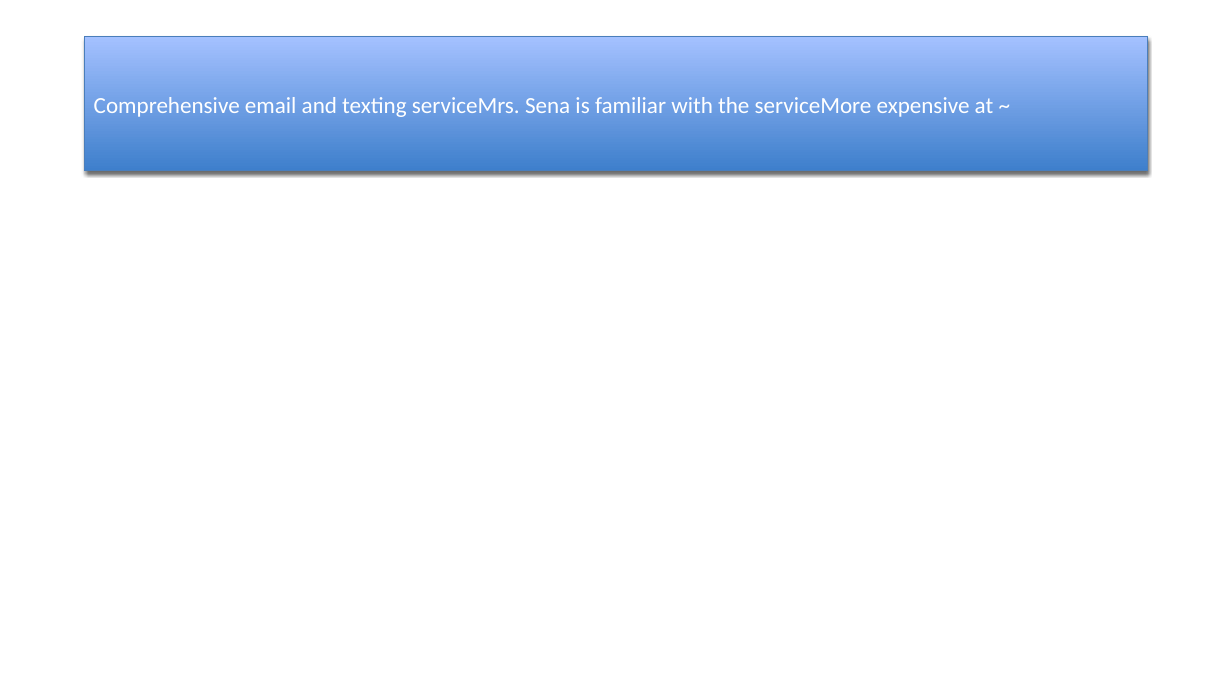
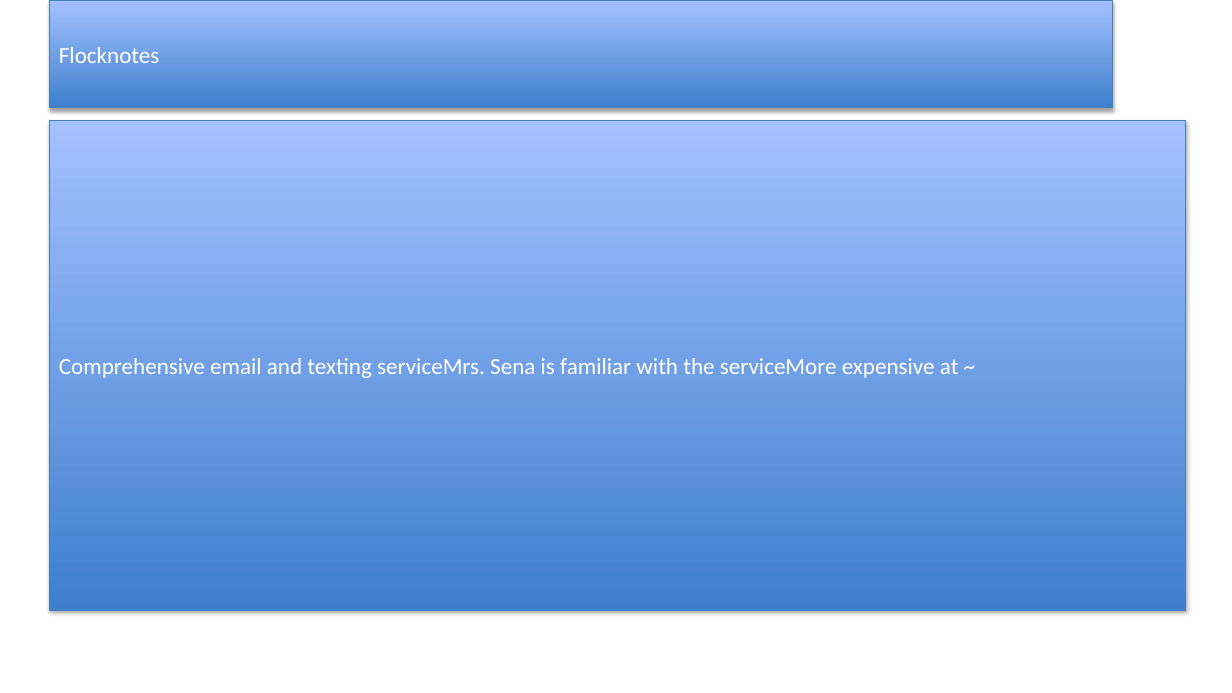
Before and after one commit to dmcnm/Grok_Mat2Ppt, a slide deck: slide 4 of examples/recreations/07_Dropbox_a_Chesterton__ChestertonABQ_EmergencyCommunicationOptions_2022-0/out_mat2ppt.pptx. Drawn at 1232x693 pixels with LibreOffice and Linux fonts; fonts in the diff are those of the drawing. Boxes give left, top, right and bottom in pixels: in the first picture for what was removed or moved away, otherwise in the second. Text is boxed around its words. In the diff, an @@ line names an element or a change of style, - is before the commit and + after.

Commit message:
Recreations: layout ph geom for Fairies and PARTIAL decks

```diff
--- a/examples/recreations/07_Dropbox_a_Chesterton__ChestertonABQ_EmergencyCommunicationOptions_2022-0/out_mat2ppt.pptx
+++ b/examples/recreations/07_Dropbox_a_Chesterton__ChestertonABQ_EmergencyCommunicationOptions_2022-0/out_mat2ppt.pptx
@@ rectangle "Flocknotes": place and size @@
-rectangle "Flocknotes" at [85, 37, 1148, 171]
+rectangle "Flocknotes" at [50, 0, 1113, 108]
@@ rectangle "Comprehensive email and texting serviceMrs. ...": place and size @@
-rectangle "Comprehensive email and texting serviceMrs. ..." at [85, 37, 1148, 171]
+rectangle "Comprehensive email and texting serviceMrs. ..." at [50, 120, 1187, 610]
```
Also in this commit, not shown: 4 other slides changed, 43 other files.
